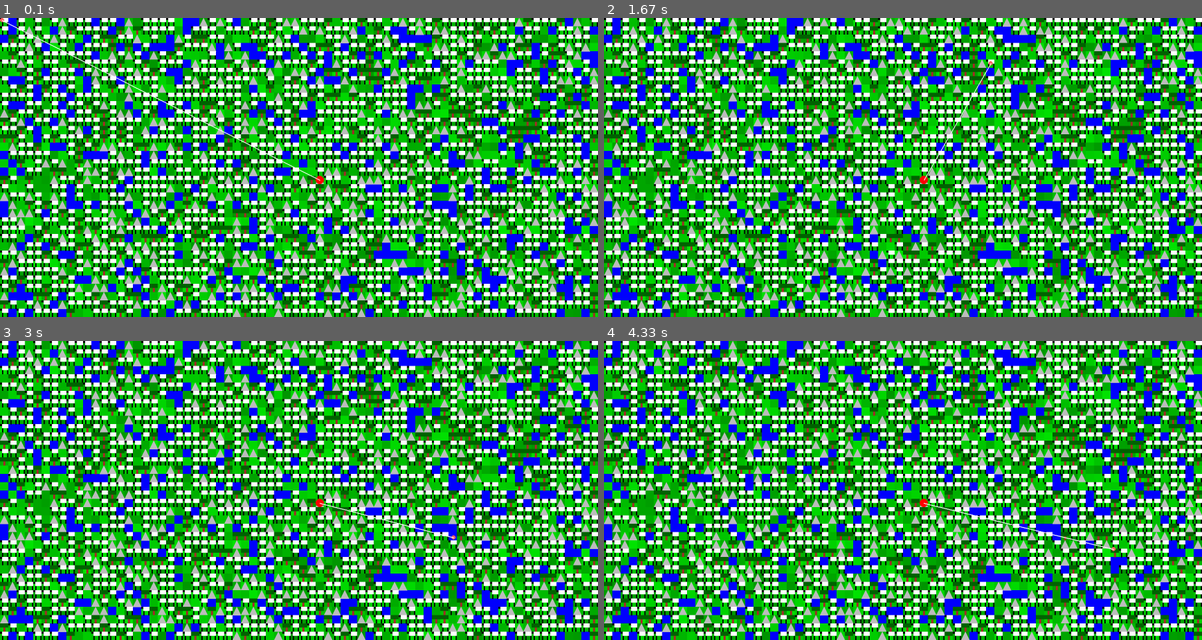
Above: before the commit, frames 1-4 (two rows, left to right).
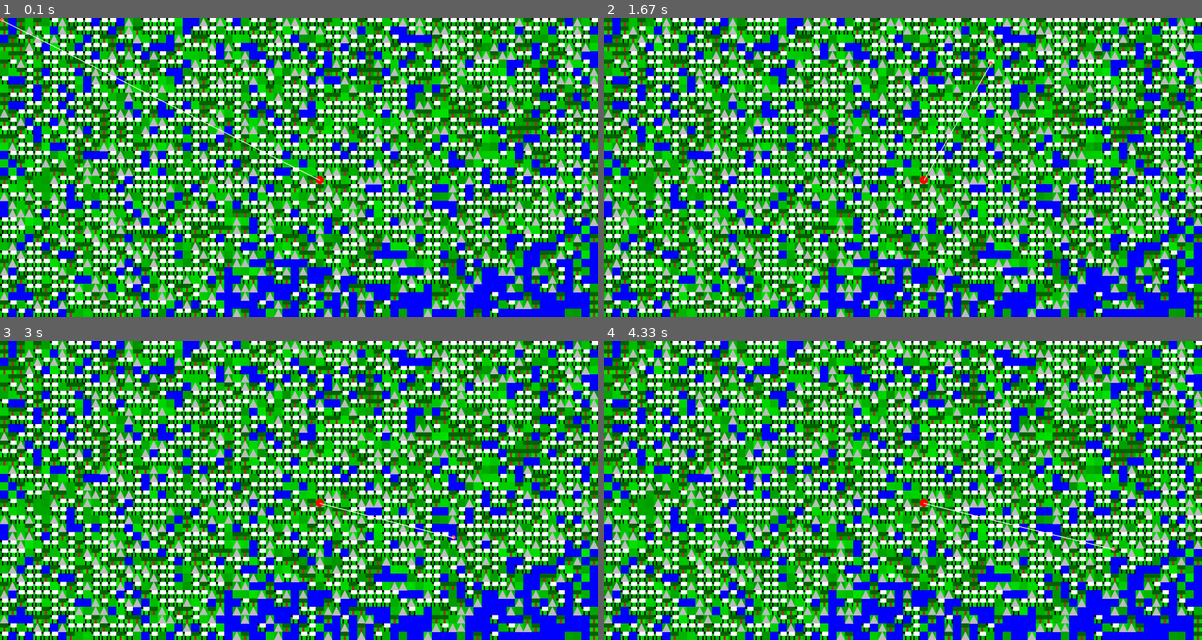
Above: after the commit, the same moments.

Repository: briankardon/GenesisIsland
Game: pygame game, started from genisis_island.py
Two runs of this game, one before a commit and one after it. Both use one fixed random seed, a clock stepped at 60 frames per second and the inputs below.
Inputs (mouse positions are in pixels of both pictures, inside the frame that each line leads up to):
- Up to frame 1 (0.1 s): no input
- Up to frame 2 (1.67 s): move the mouse to (879, 179) at 0.37 s; move the mouse to (759, 170) at 0.87 s; move the mouse to (992, 62) at 1.2 s
- Up to frame 3 (3 s): move the mouse to (310, 388) at 1.7 s; move the mouse to (304, 520) at 2.27 s; move the mouse to (454, 538) at 2.6 s
- Up to frame 4 (4.33 s): move the mouse to (1058, 463) at 3.03 s; move the mouse to (1118, 466) at 3.43 s; move the mouse to (1112, 550) at 4.1 s

The runs differ from the first frame. In frame 1, 5.0% of the frame differs, in the area x 0-100%, y 0-100%; in frame 2, 5.0%; in frame 3, 5.0%; in frame 4, 5.0%.

Commit message:
Bugfix - map minimum was not properly applied

Diff:
--- a/MapTools.py
+++ b/MapTools.py
@@ -92,19 +92,23 @@
         mask = make_diamond_mask(subpow+1)
         averages[mask] = 0
         map[::halfstep, ::halfstep] += averages
+    map = gaussian_filter(map, (blur_size, blur_size), mode='wrap')
+    map = center_crop(map, size)
     map_max = map.max()
     map_min = map.min()
     mapRange = map_max-map_min
     new_range = max_value-min_value
-    map = gaussian_filter(map, (blur_size, blur_size), mode='wrap')
     map = (map - map_min) * (new_range / mapRange) + min_value
-    map = center_crop(map, size)
     if integer:
         return map.astype('uint8')
     else:
         return map
 
 if __name__ == '__main__':
+    map = make_map((800, 600), blur_size=12, max_value=1, integer=False)
+    print(map.min(), map.mean(), map.max())
+
+
     map = make_map((800, 600), blur_size=12, max_value=255, integer=True)
     map3 = np.zeros(map.shape+(3,), dtype='uint8')
     map3[:, :, 0] = (map < 150) * map
